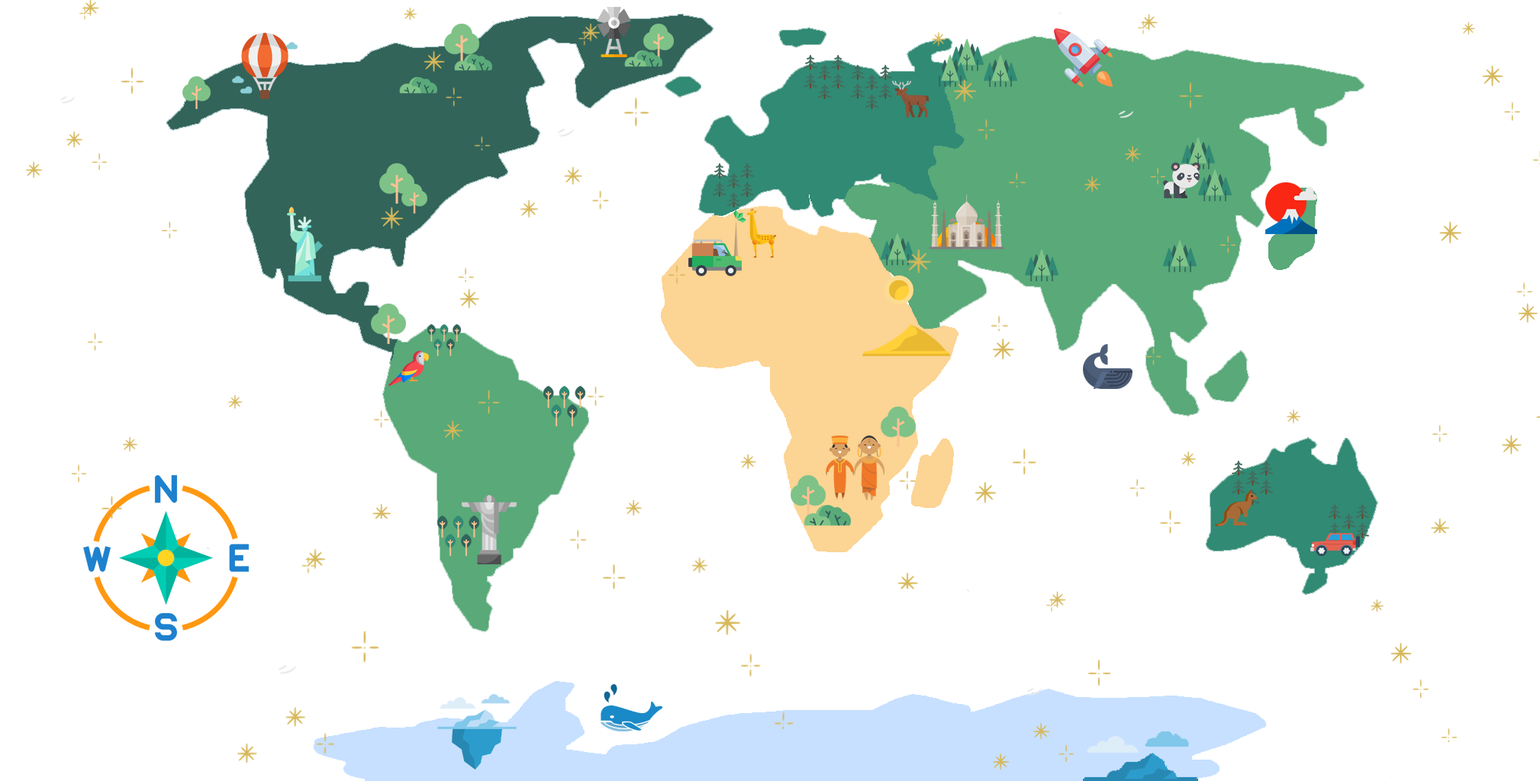
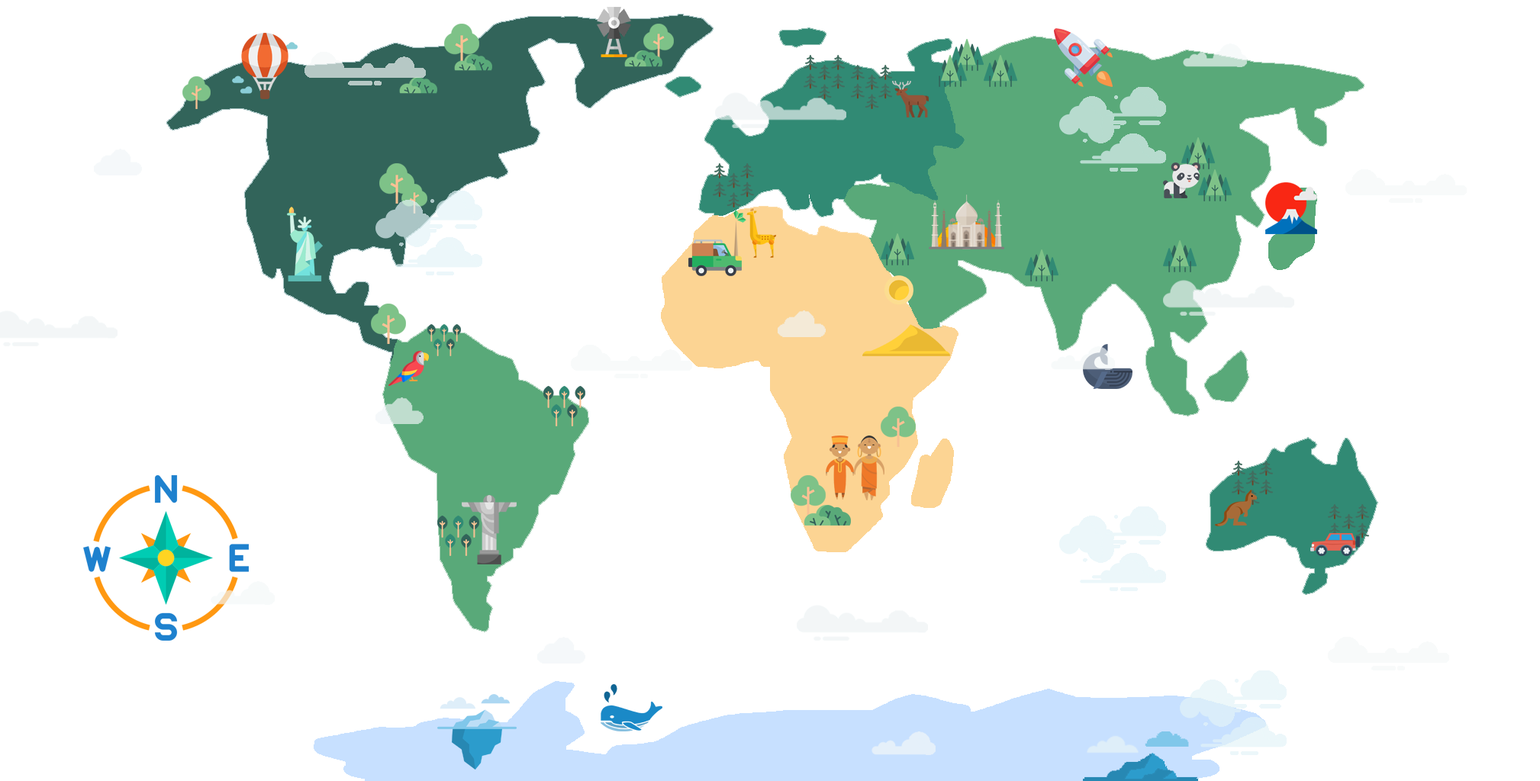
Before/after of a 1540px x 781px layered artwork. What changed in the layer stack:
hid group "star" (5 layers) over [25, 0, 1540, 780]
added layer "cloud" above "detail" over [0, 43, 1467, 756]
